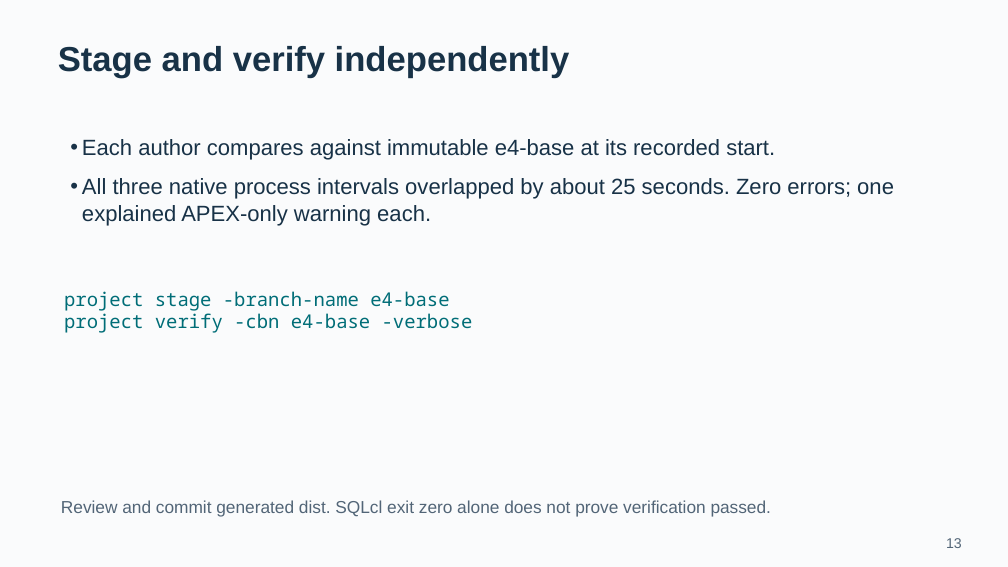
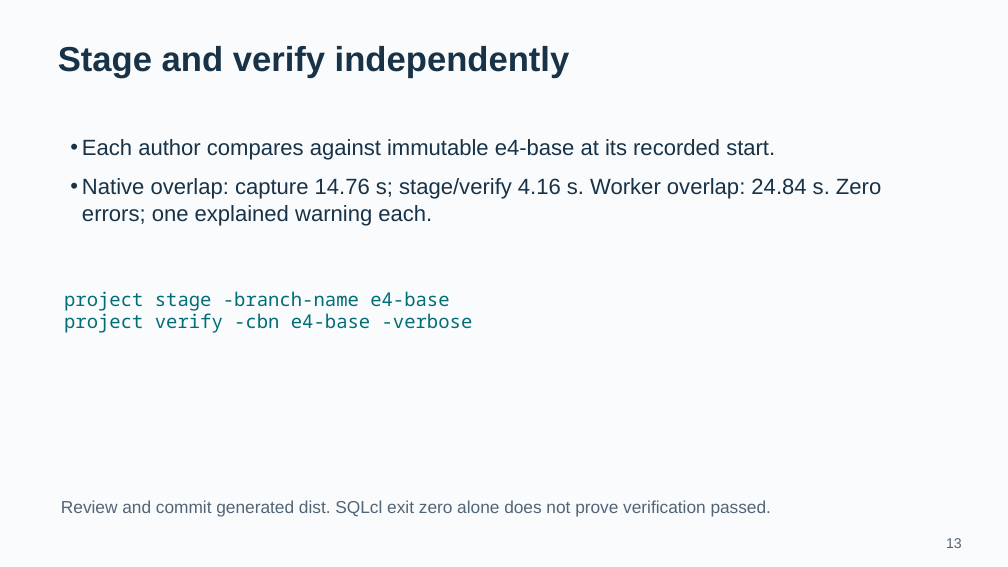
Before and after one commit to rstyczynski/APEX_CICD, a slide deck: slide 13 of progress/E.4/sprint_E.4_increment_demo.pptx. Drawn at 1008x567 pixels with LibreOffice and Linux fonts; fonts in the diff are those of the drawing. Boxes give left, top, right and bottom in pixels: in the first picture for what was removed or moved away, otherwise in the second. Text is boxed around its words. In the diff, an @@ line names an element or a change of style, - is before the commit and + after.

Commit message:
fix(e4): distinguish worker and native process overlap

```diff
--- a/progress/E.4/sprint_E.4_increment_demo.pptx
+++ b/progress/E.4/sprint_E.4_increment_demo.pptx
@@ text at (82,178,881,226): text changed @@
-• All three native process intervals overlapped by about 25 seconds. Zero errors; one explained APEX-only warning each.
+• Native overlap: capture 14.76 s; stage/verify 4.16 s. Worker overlap: 24.84 s. Zero errors; one explained warning each.
```
Also in this commit, not shown: 13 other files.
